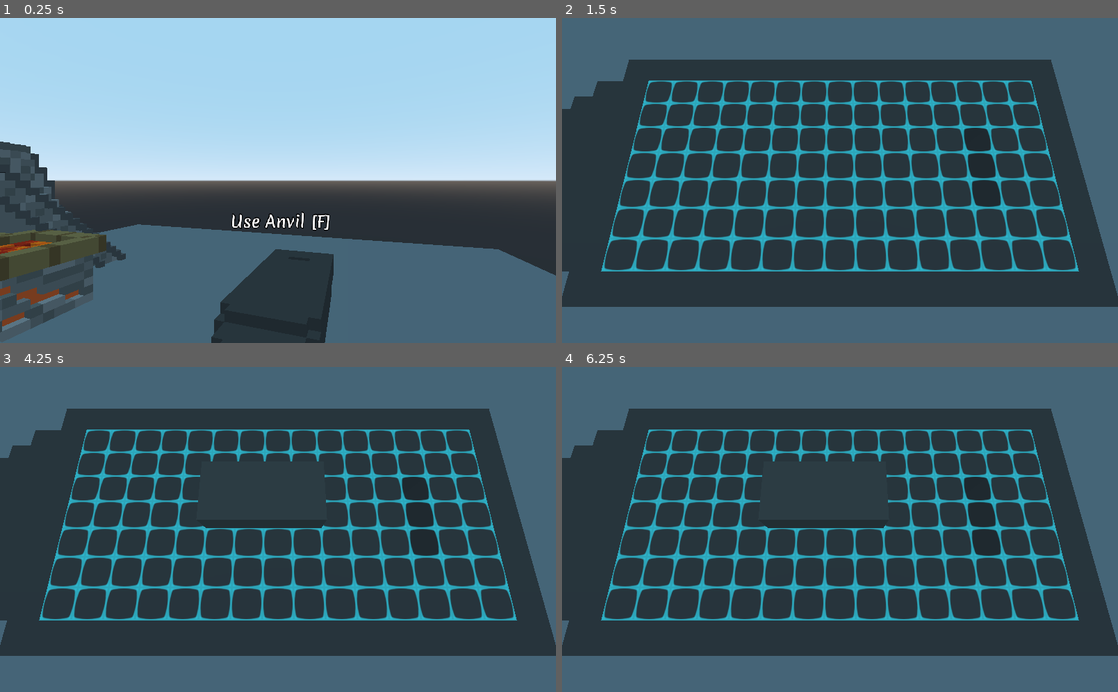
Above: before the commit, frames 1-4 (two rows, left to right).
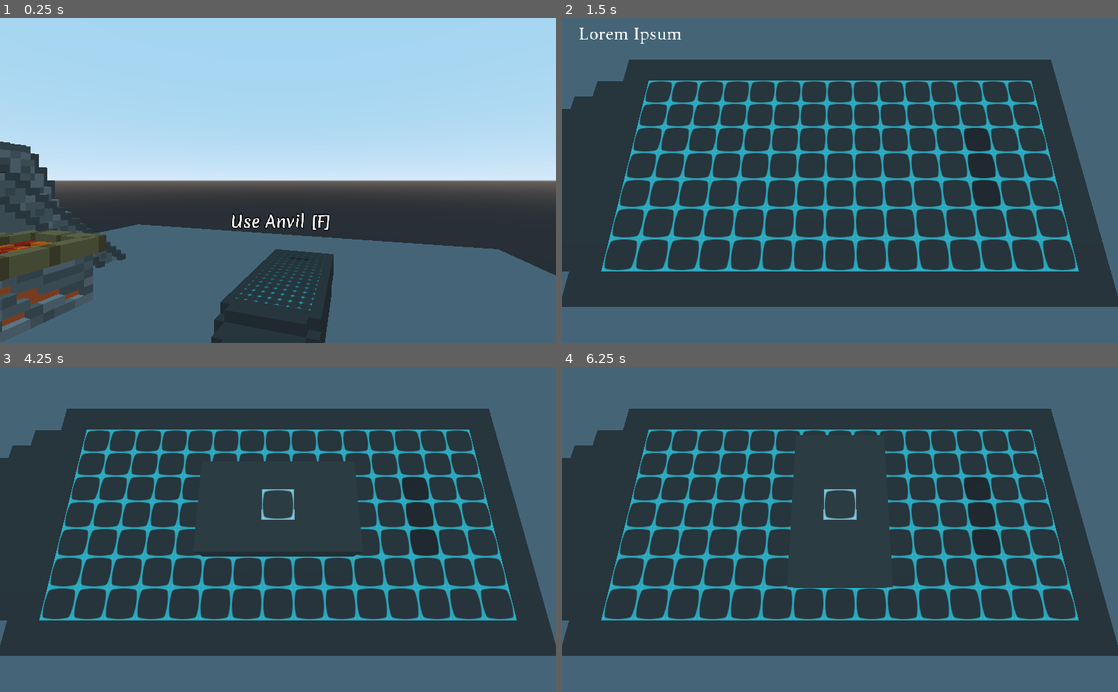
Above: after the commit, the same moments.

Repository: iubaldo/Voxelsmith
Game: Godot game, scene res://Scenes/WorkshopScene.tscn
Two runs of this game, one before a commit and one after it. Both use one fixed random seed, a clock stepped at 60 frames per second and the inputs below.
Inputs (mouse positions are in pixels of both pictures, inside the frame that each line leads up to):
- Up to frame 1 (0.25 s): no input
- Up to frame 2 (1.5 s): tap Enter at 0.5 s; move the mouse to (867, 180) at 0.52 s; hold W (moveForward) 0.53-1.28 s; hold F (interact) 0.53-1.28 s; click (867, 180) at 0.8 s; tap Space at 1.25 s; move the mouse to (728, 196) at 1.27 s; hold S (moveBack) from 1.28 s (still down); click (728, 196) at 1.35 s
- Up to frame 3 (4.25 s): tap Q (rotateGridCCW, bound only after the commit) at 1.55 s; tap Enter at 2, 3.5 s; move the mouse to (333, 458) at 2.02 s; release S (moveBack) at 2.03 s; hold D (moveRight) 2.03-2.78 s; hold Q (rotateGridCCW, bound only after the commit) 2.03-2.78 s; tap E (rotateGridCW, bound only after the commit) at 2.3, 2.85 s; tap Space at 2.75 s; move the mouse to (250, 594) at 2.77 s; hold W (moveForward) 2.78-3.53 s; tap F (interact) at 3.05 s; move the mouse to (444, 578) at 3.52 s; hold A (moveLeft) from 3.53 s (still down); hold Alt (freeMouse) from 3.53 s (still down); click (444, 578) at 3.8 s; tap ` (debug_addIngot) at 4.15 s
- Up to frame 4 (6.25 s): move the mouse to (673, 480) at 4.27 s; release Alt (freeMouse) at 4.28 s; tap F (interact) at 4.35, 6.05 s; tap Q (rotateGridCCW, bound only after the commit) at 4.55, 5.85 s; tap Escape (ui_cancel) at 4.9 s; move the mouse to (845, 529) at 5.02 s; release A (moveLeft) at 5.03 s; press the mouse at (845, 529) at 5.03 s; hold W (moveForward) 5.03-5.78 s; tap E (rotateGridCW, bound only after the commit) at 5.3 s; move the mouse to (817, 523) at 5.77 s; release the mouse at (817, 523) at 5.78 s; hold D (moveRight) from 5.78 s (still down)

The runs differ from the first frame. In frame 1, 0.2% of the frame differs, in the area x 42-59%, y 74-90%; in frame 2, 0.2%; in frame 3, 1.0%; in frame 4, 1.5%, in the area x 35-60%, y 20-68%.

Commit message:
implemented strike mechanic and reworked smithingGrid to work on an offset grid coordinate system

Diff:
--- a/Scenes/Smithing/SmithingGrid.tscn
+++ b/Scenes/Smithing/SmithingGrid.tscn
@@ -1,6 +1,14 @@
-[gd_scene load_steps=2 format=2]
+[gd_scene load_steps=4 format=2]
 
 [ext_resource path="res://Scripts/Smithing/SmithingGrid.gd" type="Script" id=1]
+[ext_resource path="res://Materials/Voxel/VoxelOutlineMat.tres" type="Material" id=2]
+
+[sub_resource type="CubeMesh" id=1]
+size = Vector3( 0.101, 0.101, 0.101 )
 
 [node name="SmithingGrid" type="Spatial"]
 script = ExtResource( 1 )
+
+[node name="CenterVoxelOutline" type="MeshInstance" parent="."]
+mesh = SubResource( 1 )
+material/0 = ExtResource( 2 )
--- /dev/null
+++ b/Scenes/UI/SmithingUI.tscn
@@ -0,0 +1,23 @@
+[gd_scene load_steps=3 format=2]
+
+[ext_resource path="res://Fonts/Spectral-Regular.ttf" type="DynamicFontData" id=1]
+
+[sub_resource type="DynamicFont" id=1]
+size = 32
+font_data = ExtResource( 1 )
+
+[node name="SmithingUI" type="Control"]
+anchor_right = 1.0
+anchor_bottom = 1.0
+mouse_filter = 2
+__meta__ = {
+"_edit_use_anchors_": false
+}
+
+[node name="StrikePowerLabel" type="Label" parent="."]
+margin_left = 30.0
+margin_right = 348.0
+margin_bottom = 61.0
+custom_fonts/font = SubResource( 1 )
+text = "Lorem Ipsum"
+valign = 1
--- a/Scenes/WorkshopAnvil.tscn
+++ b/Scenes/WorkshopAnvil.tscn
@@ -6,6 +6,7 @@
 [ext_resource path="res://Scripts/3DLabel.gd" type="Script" id=4]
 [ext_resource path="res://Scripts/WorkshopAnvil.gd" type="Script" id=5]
 [ext_resource path="res://Scenes/Smithing/AnvilGrid.tscn" type="PackedScene" id=6]
+[ext_resource path="res://Scenes/UI/SmithingUI.tscn" type="PackedScene" id=7]
 
 [sub_resource type="BoxShape" id=1]
 extents = Vector3( 1.25, 0.95, 0.45 )
@@ -22,6 +23,9 @@
 [node name="WorkshopAnvil" type="StaticBody"]
 collision_layer = 6
 script = ExtResource( 5 )
+
+[node name="SmithingUI" parent="." instance=ExtResource( 7 )]
+visible = false
 
 [node name="Camera" type="Camera" parent="."]
 transform = Transform( 1, 0, 0, 0, 0.258819, 0.965926, 0, -0.965926, 0.258819, 0.25, 2.678, 0.313071 )
@@ -59,7 +63,17 @@
 
 [node name="AnvilGrid" parent="." instance=ExtResource( 6 )]
 transform = Transform( -1.70474e-09, 0.039, -4.37114e-08, 0, -1.70474e-09, -1, -0.039, -1.70474e-09, 1.91069e-15, 0.25, 1.901, 0.05 )
-visible = false
 
 [node name="GridOrigin" type="Spatial" parent="."]
 transform = Transform( 1, 0, 0, 0, 1, 0, 0, 0, 1, 0.25, 1.95, 0.05 )
+
+[node name="strikeTimer" type="Timer" parent="."]
+wait_time = 0.3
+one_shot = true
+
+[node name="strikeCDTimer" type="Timer" parent="."]
+wait_time = 0.3
+one_shot = true
+
+[connection signal="timeout" from="strikeTimer" to="." method="_on_strikeTimer_timeout"]
+[connection signal="timeout" from="strikeCDTimer" to="." method="_on_strikeCDTimer_timeout"]
--- a/Scenes/WorkshopScene.tscn
+++ b/Scenes/WorkshopScene.tscn
@@ -16,14 +16,14 @@
 
 [node name="Environment" type="Spatial" parent="."]
 
-[node name="FloorBody" type="StaticBody" parent="Environment"]
+[node name="DemoFloor" type="StaticBody" parent="Environment"]
 
-[node name="Floor" type="MeshInstance" parent="Environment/FloorBody"]
+[node name="Floor" type="MeshInstance" parent="Environment/DemoFloor"]
 transform = Transform( 10, 0, 0, 0, 0.25, 0, 0, 0, 10, 0, -0.25, 0 )
 mesh = SubResource( 1 )
 material/0 = ExtResource( 2 )
 
-[node name="CollisionShape" type="CollisionShape" parent="Environment/FloorBody"]
+[node name="CollisionShape" type="CollisionShape" parent="Environment/DemoFloor"]
 transform = Transform( 1, 0, 0, 0, 1, 0, 0, 0, 1, 0, -0.25, 0 )
 shape = SubResource( 2 )
 
--- a/Scripts/Globals.gd
+++ b/Scripts/Globals.gd
@@ -13,4 +13,6 @@
 	selectedVoxel = null
 
 func toggleSubvoxelMode() -> void:
+	subvoxelMode = !subvoxelMode
 	get_tree().call_group("Subvoxels", "toggleSubvoxelCollider")
+	get_tree().call_group("Voxels", "toggleVoxelCollider")
--- a/Scripts/Interactable.gd
+++ b/Scripts/Interactable.gd
@@ -1,4 +1,4 @@
-extends Node
+extends Spatial
 class_name Interactable
 
 onready var label3D
--- a/Scripts/Smithing/Materials/ForgingMaterial.gd
+++ b/Scripts/Smithing/Materials/ForgingMaterial.gd
@@ -15,7 +15,7 @@
 var toughness: int # range (1, 100), determines final product's durability
 
 
-func _init(var mat: MaterialType):
+func _init(mat: MaterialType):
 	material = mat
 	matName = MaterialType.materialTypes.keys()[material.matType]
 	hardness = material.hardness
--- a/Scripts/Smithing/SmithingGrid.gd
+++ b/Scripts/Smithing/SmithingGrid.gd
@@ -5,42 +5,116 @@
 
 export onready var forgingMat: ForgingMaterial # what kind of material the grid is using
 onready var voxelTemplate = preload("res://Scenes/Smithing/Voxels/Voxel.tscn")
+onready var centerVoxelOutline = $CenterVoxelOutline
 
-const STEP_SIZE: float = 0.1 # constant for converting to a normalized coordinate system for voxels
+const STEP_SIZE: float = 0.1 # constant for converting voxel's worldspace coords to normalized coords
 
 var completed: bool = false # whether or not the grid's pattern has been completed
 var voxelPool: int = 0 # how many voxels are available to be added
 
+
+# later add support for setting max bounds when free smithing
+# note: (0, 0) = (width / 2, height / 2)
 var gridMatrix = []
-var gridBounds = Rect2(-14, 7, 14, 7) # later add support for setting max bounds when free smithing
+var gridWidth: int = 15
+var gridHeight: int = 7
+var gridCenter: Vector2 = Vector2(gridWidth / 2, gridHeight / 2)
+var gridBounds: Rect2 = Rect2(0, 0, gridWidth, gridHeight) # grid coords
 
 
-func initGrid(var mat: ForgingMaterial) -> void:
-	forgingMat = mat
-	gridMatrix.resize(5)				# x-dimension
-	for x in 5:
-		gridMatrix[x] = []
-		gridMatrix[x].resize(5)			# y-dimension
+func _physics_process(delta):
+	if Globals.selectedVoxel != null && Globals.selectedVoxel.gridPosition == Vector3(gridCenter.x, 0, gridCenter.y):
+		centerVoxelOutline.visible = false
+	else:
+		centerVoxelOutline.visible = true
+
+
+func _input(event):
+	if event.is_action_pressed("debug_PrintGridMatrix"):
+		debugPrintGridMatrix()
 	pass
 
 
-func createIngot() -> void: # for adding a full ingot to a new grid, ingot size is 5x7
-	for x in range(-2, 2):
-		for z in range(-1, 1):
-			addVoxel(x, z)
+func debugPrintGridMatrix() -> void:
+	for y in gridHeight:
+		var result = ""
+		for x in gridWidth:
+			if gridMatrix[x][y] != null:
+				result = result + "*"
+			else:
+				result = result + "-"
+		print(result)
+
 	pass
 
 
-func addVoxel(var x: int, var z: int) -> void:
-	var newVoxel = voxelTemplate.instance()
-	add_child(newVoxel)
-	newVoxel.translation = Vector3(x * STEP_SIZE, 0, z * STEP_SIZE)
-	newVoxel.forgingMat = forgingMat
-	newVoxel.gridPosition = Vector2(x, z)
-	gridMatrix[x][z] = newVoxel
+# initializes the gridMatrix and fills it with null values
+func initGrid(var mat: ForgingMaterial) -> void:
+	forgingMat = mat
+
+	for x in gridWidth:
+		gridMatrix.append([])
+		for y in gridHeight:
+			gridMatrix[x].append(null)
 	pass
 
 
-func removeVoxel(var x: int, var z: int) -> void:
-	gridMatrix[x][z].queue_free()
+# for adding a full ingot to a new grid, ingot size is 5x7
+func createIngot() -> void:
+	for x in range(-2 + gridCenter.x, 3 + gridCenter.x):
+		for z in range(-1 + gridCenter.y, 2 + gridCenter.y):
+			createVoxel(Vector3(x, 0, z))
+
+	print("created ingot")
 	pass
+
+
+func createVoxel(targetPos: Vector3) -> void: # grid coords
+	if isPositionValid(targetPos):
+		var newVoxel = voxelTemplate.instance()
+		add_child(newVoxel)
+		newVoxel.translation = Vector3((targetPos.x - gridCenter.x) * STEP_SIZE, 0, (targetPos.z - gridCenter.y) * STEP_SIZE) # worldspace coords
+		newVoxel.forgingMat = forgingMat
+		newVoxel.gridPosition = targetPos
+		newVoxel.normalizedGridPosition = Vector3(targetPos.x - gridCenter.x, 0, targetPos.z - gridCenter.y)
+		gridMatrix[targetPos.x][targetPos.z] = newVoxel # grid coords
+	else:
+		print("createVoxel - targetPos " + var2str(Vector2(targetPos.x, targetPos.z)) + " out of bounds!")
+	pass
+
+
+func destroyVoxel(targetPos: Vector3) -> void: # grid coords
+	if isPositionValid(targetPos):
+		gridMatrix[targetPos.x][targetPos.z].queue_free()
+		gridMatrix[targetPos.x][targetPos.z] = null
+	else:
+		print("destroyVoxel - targetPos " + var2str(targetPos) + " out of bounds!")
+	pass
+
+
+func getVoxel(targetPos: Vector3): # grid coords
+	if isPositionValid(targetPos):
+		return gridMatrix[targetPos.x][targetPos.z]
+
+	print ("getVoxel() - targetPos  " + var2str(targetPos) + " out of bounds!")
+	return null
+
+
+func doesVoxelExist(targetPos: Vector3) -> bool: # grid coords
+	if isPositionValid(targetPos):
+		return gridMatrix[targetPos.x][targetPos.z] != null
+
+	print ("doesVoxelExist() - targetPos  " + var2str(targetPos) + " out of bounds!")
+	return false
+
+
+func isPositionValid(targetPos: Vector3) -> bool: # grid coords
+	return gridBounds.has_point(Vector2(targetPos.x, targetPos.z))
+
+
+func getVoxelPosition(targetVoxel: Voxel): # returns Vector3
+	if gridMatrix.find(targetVoxel):
+		return targetVoxel.gridPosition
+
+	print("getVoxelPosition() - targetVoxel is null!")
+	return null
--- a/Scripts/Smithing/Voxels/Voxel.gd
+++ b/Scripts/Smithing/Voxels/Voxel.gd
@@ -4,12 +4,16 @@
 export (Resource) var forgingMat
 
 onready var outlineMesh = $OutlineMesh
+onready var collider = $VoxelHitbox/CollisionShape
 
+export var subvoxelMaterial: SpatialMaterial # voxel doesn't need its own material, so we pass this down to the subvoxels instead
 var subvoxelMatrix = [] # 3D matrix of subvoxels
 var heat: int = 0 # the voxel's current heat value
-var gridPosition: Vector2
+var gridPosition: Vector3 # the voxel's position in the gridMatrix
+var normalizedGridPosition: Vector3 # the voxel's normalized position, without offset
 
 func _ready():
+	add_to_group("Voxels")
 	subvoxelMatrix.resize(5)				# x-dimension
 	for x in 5:
 		subvoxelMatrix[x] = []
@@ -29,6 +33,16 @@
 	pass
 
 
+# removes the "bottom" 3x5 subvoxels from the top layer
+func draw(forward: Vector3, up: Vector3) -> void:
+	pass
+
+
+# removes the top layer of subvoxels as well as the middle 3x3 subvoxels of the layer beneath
+func dish(up: Vector3) -> void:
+	pass
+
+
 # note: subvoxels can only be removed, not added
 func removeSubvoxel(var x: int, var y: int, var z: int) -> void:
 	subvoxelMatrix[x][y][z].queue_free()
@@ -36,7 +50,7 @@
 	pass
 
 
-func compareVoxel(var other: Voxel) -> bool:
+func compareVoxel(other: Voxel) -> bool:
 	for x in 5:
 		for y in 5:
 			for z in 5:
@@ -44,6 +58,12 @@
 					|| (subvoxelMatrix[x][y][z] != null && other.subvoxelMatrix[x][y][z] == null):
 					return false
 	return true
+
+
+func toggleVoxelCollider() -> void:
+	collider.disabled = !collider.disabled
+	pass
+
 
 # note: these should only call if subvoxelMode = false and anvil is active
 func _on_VoxelHitbox_mouse_entered():
--- a/Scripts/WorkshopAnvil.gd
+++ b/Scripts/WorkshopAnvil.gd
@@ -13,7 +13,11 @@
 onready var forgingMaterialTemplate = preload("res://Scripts/Smithing/Materials/ForgingMaterial.gd")
 onready var vallumTemplate = preload("res://Scripts/Smithing/Materials/Vallum.gd")
 onready var anvilGrid = $AnvilGrid
-onready var gridOrigin = $GridOrigin
+onready var gridOrigin: Spatial = $GridOrigin
+onready var smithingUI: Control = $SmithingUI
+onready var powerLabel: Label = $SmithingUI/StrikePowerLabel
+onready var strikeTimer: Timer = $strikeTimer # determines how long before strike is cancelled
+onready var strikeCDTimer: Timer = $strikeCDTimer # determines cooldown before another strike can be made
 
 var smithingGrid # the currently active smithingGrid, if any
 var patternGrid # the currently active patternGrid, if any
@@ -24,43 +28,93 @@
 
 var maxStrikePower: int = 500
 var strikePower: int = 0
-var strikePowerIncreaseRate: int = 100
-
+var strikePowerIncreaseRate: int = 500
+
+var pritchelHole: Rect2 = Rect2(5, -1, 1, 3)
 var voxelsRemaining: int = 0 # how many unfilled voxels in the pattern (note: a voxel counts as "filled" only if subvoxels also match pattern)
 
-var mousecastLength: int = 50
+# for use when rotating grid
+var cameraForward: Vector3
+var cameraBack: Vector3
+var cameraLeft: Vector3
+var cameraRight: Vector3
 
 func _ready():
 	label3D = $Label3D
 	workstationCamera = $Camera
+
+	cameraForward = -global_transform.basis.z
+	cameraBack = global_transform.basis.z
+	cameraLeft = -global_transform.basis.x
+	cameraRight = global_transform.basis.x
+
 	pass
 
 func _process(delta):
-	if (isSelected && !isActive):
-		label3D.visible = true
-	else:
-		label3D.visible = false
-
-	#label3D.visible = true if (isSelected && !isActive) else false
+	label3D.visible = true if (isSelected && !isActive) else false
+	pass
+
+
+func _physics_process(delta):
+
+	if isActive && smithingGrid != null:
+		if strikePower != 0:
+			powerLabel.text = "Strike Power: " + var2str(strikePower)
+		else:
+			powerLabel.text = ""
+
+		if strikeCDTimer.is_stopped():
+			if Input.is_action_pressed("primaryAction"):
+				if !strikeTimer.is_stopped(): # perform strike
+					if strikePower <= 100:
+						# some kind of penalty for too light
+						pass
+					else:
+						strike(Globals.selectedVoxel, strikePower)
+						strikePower = 0
+				else:
+					if strikePower < maxStrikePower:
+						strikePower = clamp(strikePower + strikePowerIncreaseRate * delta, 0, maxStrikePower)
+
+			if Input.is_action_just_released("primaryAction"):
+				strikeTimer.start()
 	pass
 
 func _input(event):
-	if event.is_action_pressed("debug_addIngot"):
+	# debug controls, remove later
+	if Globals.anvilActive && event.is_action_pressed("debug_addIngot"):
 		var newIngot = Ingot.new()
 		newIngot.forgingMat = forgingMaterialTemplate.new(vallumTemplate.new())
 		addIngot(newIngot)
+
+	if Globals.anvilActive && smithingGrid != null && strikeCDTimer.is_stopped():
+		if event.is_action_pressed("rotateGridCW"):
+			rotateGridCW()
+		elif event.is_action_pressed("rotateGridCCW"):
+			rotateGridCCW()
+
+		if event.is_action_pressed("moveForward"):
+			moveGrid(1)
+		elif event.is_action_pressed("moveRight"):
+			moveGrid(2)
+		elif event.is_action_pressed("moveBack"):
+			moveGrid(3)
+		elif event.is_action_pressed("moveLeft"):
+			moveGrid(4)
 	pass
 
 
 func onActive() -> void:
 	workstationCamera.current = true
 	anvilGrid.visible = true
+	smithingUI.visible = true
 	Globals.anvilActive = true
 	Input.set_mouse_mode(Input.MOUSE_MODE_VISIBLE)
 
 
 func onDeactive() -> void:
 	anvilGrid.visible = false
+	smithingUI.visible = false
 	Input.set_mouse_mode(Input.MOUSE_MODE_CAPTURED)
 	Globals.anvilActive = false
 	Globals.resetAnvil()
@@ -69,7 +123,113 @@
 
 # smithing functions
 
-func addIngot(var ingot: Ingot) -> void:
+func strike(target: Voxel, power: int) -> void:
+	if target != null:
+		var targetList = [] # list of positions to check
+
+		if power <= 200: 	# precise, context-specific
+			print("action: precise strike")
+			if smithingGrid.isPositionValid(target.gridPosition + cameraForward)\
+				 && !smithingGrid.doesVoxelExist(target.gridPosition + cameraForward): # create
+				smithingGrid.createVoxel(target.gridPosition + cameraForward)
+			else:
+				if smithingGrid.isPositionValid(target.gridPosition + cameraBack)\
+				 	&&!smithingGrid.doesVoxelExist(target.gridPosition + cameraBack): # draw
+					print("action: draw")
+					target.draw(cameraForward, Vector3.UP) # replace with cameraUp later
+				else: # dish
+					print("action: dish")
+					target.dish(Vector3.UP) # replace with cameraUp later
+			pass
+		elif power <= 300: 	# light, 3x3 cross centered on target
+			print("action: light strike")
+			targetList.push_back(target.gridPosition + cameraForward)
+			targetList.push_back(target.gridPosition + cameraLeft)
+			targetList.push_back(target.gridPosition)
+			targetList.push_back(target.gridPosition + cameraRight)
+			targetList.push_back(target.gridPosition + cameraBack)
+		elif power <= 400:	# medium, horizontal 1x3 area in front of target
+			print("action: medium strike")
+			targetList.push_back(target.gridPosition + cameraForward + cameraLeft)
+			targetList.push_back(target.gridPosition + cameraForward)
+			targetList.push_back(target.gridPosition + cameraForward + cameraRight)
+			targetList.push_back(target.gridPosition)
+		else: 				# heavy, 3x3 square centered on target
+			print("action: heavy strike")
+			targetList.push_back(target.gridPosition + cameraForward + cameraLeft)
+			targetList.push_back(target.gridPosition + cameraForward)
+			targetList.push_back(target.gridPosition + cameraForward + cameraRight)
+			targetList.push_back(target.gridPosition + cameraLeft)
+			targetList.push_back(target.gridPosition)
+			targetList.push_back(target.gridPosition + cameraRight)
+			targetList.push_back(target.gridPosition + cameraBack + cameraLeft)
+			targetList.push_back(target.gridPosition + cameraBack)
+			targetList.push_back(target.gridPosition + cameraBack + cameraRight)
+
+		for targetPos in targetList:
+			if smithingGrid.isPositionValid(targetPos):
+				if smithingGrid.getVoxel(targetPos) == null:
+					smithingGrid.createVoxel(targetPos)
+					print("created voxel at position " + var2str(targetPos))
+				else:
+					if pritchelHole.has_point(Vector2(targetPos.x, targetPos.z)):
+						smithingGrid.destroyVoxel(targetPos)
+					else:
+						print("failed to create voxel - voxel already exists at position " + var2str(targetPos))
+			else:
+				print("failed to create voxel - target position " + var2str(targetPos) + " invalid")
+
+		print("targetPos: " + var2str(target.gridPosition))
+
+		for targetPos in targetList:
+			if smithingGrid.doesVoxelExist(targetPos) && smithingGrid.getVoxel(targetPos) != null:
+				# apply heat loss
+				pass
+
+		strikeCDTimer.start()
+	else:
+		print("strike() - target is null!")
+	pass
+
+
+func rotateGridCW() -> void:
+	smithingGrid.rotate_y(deg2rad(-90.0))
+
+	var temp = cameraForward
+	cameraForward = cameraLeft;
+	cameraLeft = cameraBack;
+	cameraBack = cameraRight;
+	cameraRight = temp;
+	pass
+func rotateGridCCW() -> void:
+	smithingGrid.rotate_y(deg2rad(90.0))
+
+	var temp = cameraForward
+	cameraForward = cameraRight;
+	cameraRight = cameraBack;
+	cameraBack = cameraLeft;
+	cameraLeft = temp;
+	pass
+
+
+func moveGrid(direction: int) -> void:
+	match direction:
+		1: # up
+			if (smithingGrid.translation.z - 1 * STEP_SIZE >= -14 * STEP_SIZE):
+				smithingGrid.translation.z += -1 * STEP_SIZE
+		2: # right
+			if (smithingGrid.translation.x + 1 * STEP_SIZE <= 28 * STEP_SIZE):
+				smithingGrid.translation.x += 1 * STEP_SIZE
+		3: # down
+			if (smithingGrid.translation.z + 1 * STEP_SIZE <= 14 * STEP_SIZE):
+				smithingGrid.translation.z += 1 * STEP_SIZE
+		4: # left
+			if (smithingGrid.translation.x + -1 * STEP_SIZE >= -28 * STEP_SIZE):
+				smithingGrid.translation.x += -1 * STEP_SIZE
+	pass
+
+
+func addIngot(ingot: Ingot) -> void:
 	if smithingGrid != null && ingot.matType == smithingGrid.matType:
 		smithingGrid.voxelPool += 10
 	else:
@@ -87,3 +247,13 @@
 # should also update voxels remaining
 func checkSmithingCompletion() -> void:
 	pass
+
+
+func _on_strikeTimer_timeout():
+	strikePower = 0
+	pass
+
+
+func _on_strikeCDTimer_timeout():
+	# make hammer model invisible
+	pass
--- a/project.godot
+++ b/project.godot
@@ -19,7 +19,7 @@
 "language": "GDScript",
 "path": "res://Scripts/Smithing/Ingot.gd"
 }, {
-"base": "Node",
+"base": "Spatial",
 "class": "Interactable",
 "language": "GDScript",
 "path": "res://Scripts/Interactable.gd"
@@ -74,6 +74,7 @@
 [debug]
 
 gdscript/warnings/unused_variable=false
+gdscript/warnings/unused_argument=false
 
 [global]
 
@@ -116,6 +117,31 @@
 "events": [ Object(InputEventKey,"resource_local_to_scene":false,"resource_name":"","device":0,"alt":false,"shift":false,"control":false,"meta":false,"command":false,"pressed":false,"scancode":96,"unicode":0,"echo":false,"script":null)
  ]
 }
+rotateGridCW={
+"deadzone": 0.5,
+"events": [ Object(InputEventKey,"resource_local_to_scene":false,"resource_name":"","device":0,"alt":false,"shift":false,"control":false,"meta":false,"command":false,"pressed":false,"scancode":69,"unicode":0,"echo":false,"script":null)
+ ]
+}
+rotateGridCCW={
+"deadzone": 0.5,
+"events": [ Object(InputEventKey,"resource_local_to_scene":false,"resource_name":"","device":0,"alt":false,"shift":false,"control":false,"meta":false,"command":false,"pressed":false,"scancode":81,"unicode":0,"echo":false,"script":null)
+ ]
+}
+primaryAction={
+"deadzone": 0.5,
+"events": [ Object(InputEventMouseButton,"resource_local_to_scene":false,"resource_name":"","device":0,"alt":false,"shift":false,"control":false,"meta":false,"command":false,"button_mask":0,"position":Vector2( 0, 0 ),"global_position":Vector2( 0, 0 ),"factor":1.0,"button_index":1,"pressed":false,"doubleclick":false,"script":null)
+ ]
+}
+secondaryAction={
+"deadzone": 0.5,
+"events": [ Object(InputEventMouseButton,"resource_local_to_scene":false,"resource_name":"","device":0,"alt":false,"shift":false,"control":false,"meta":false,"command":false,"button_mask":0,"position":Vector2( 0, 0 ),"global_position":Vector2( 0, 0 ),"factor":1.0,"button_index":2,"pressed":false,"doubleclick":false,"script":null)
+ ]
+}
+debug_PrintGridMatrix={
+"deadzone": 0.5,
+"events": [ Object(InputEventKey,"resource_local_to_scene":false,"resource_name":"","device":0,"alt":false,"shift":false,"control":false,"meta":false,"command":false,"pressed":false,"scancode":16777347,"unicode":0,"echo":false,"script":null)
+ ]
+}
 
 [layer_names]
 
Not shown: 1 places in Scenes/WorkshopAnvil.tscn that only renumber resources
